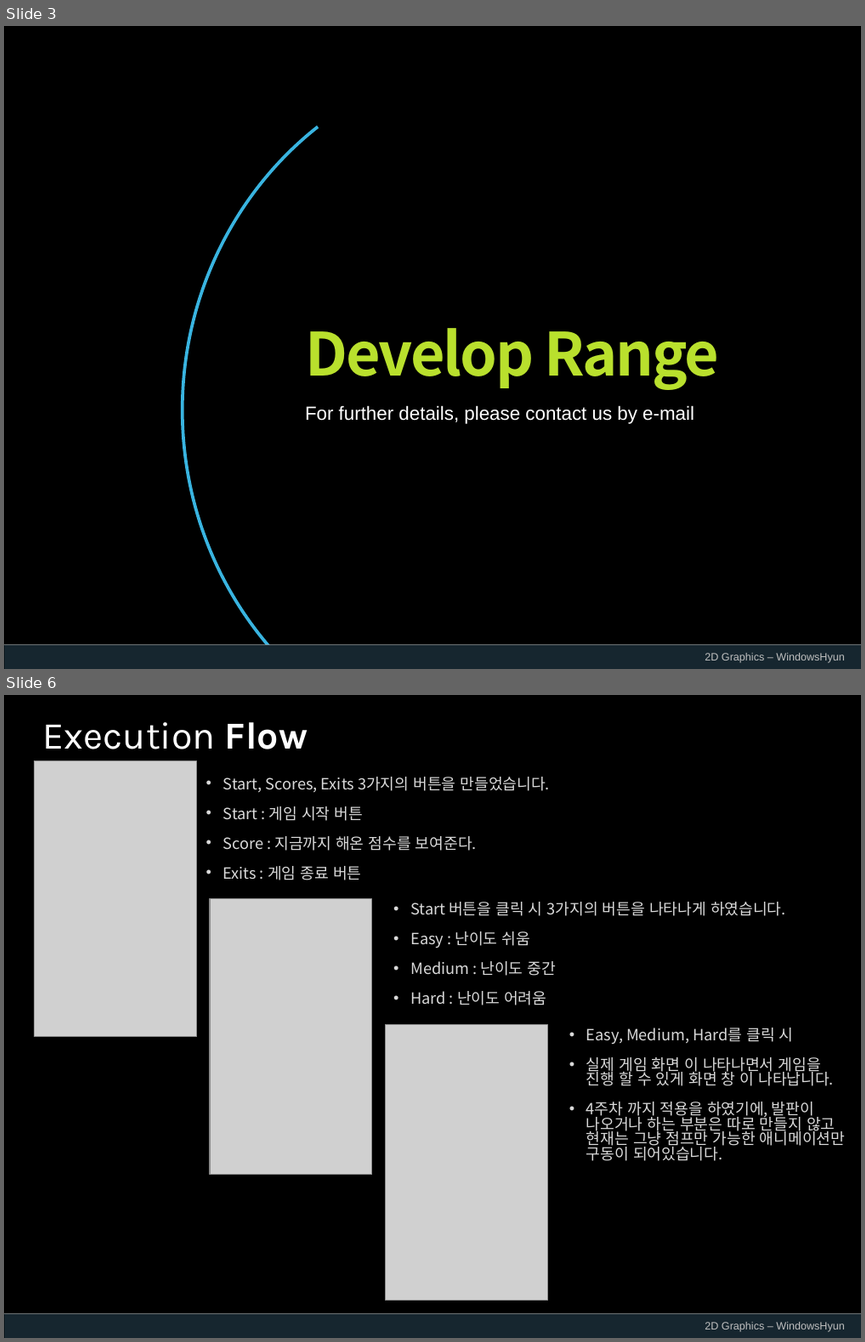
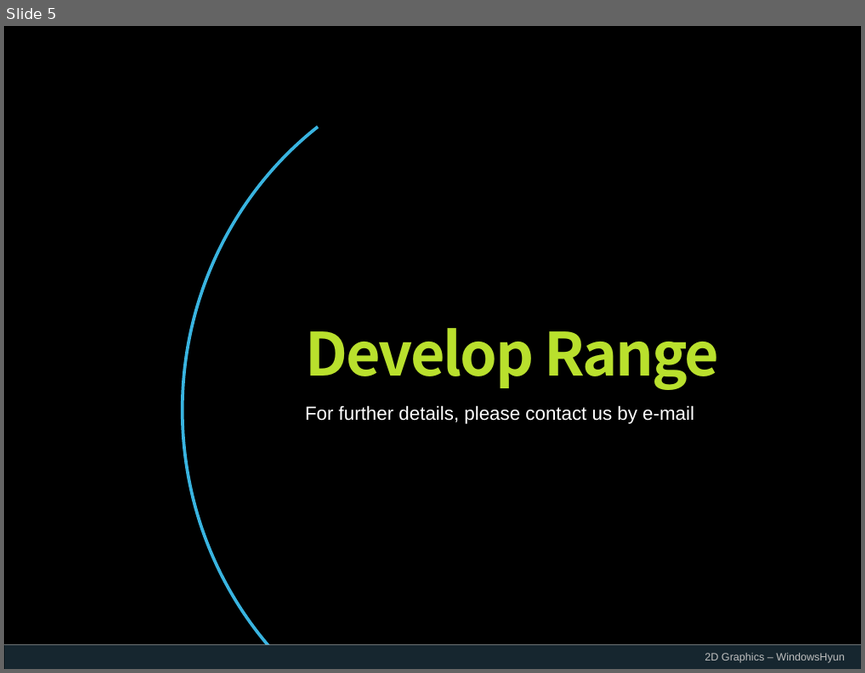
Before and after one commit to WindowsHyun/2DGraphics, a slide deck: ProjectPPT/KwonChangHyun_2차발표_준비중.pptx. Shown one above the other, each under a label of ours: slides 3 and 6 before the commit, slide 5 after it; the slides between them are not shown. The pictures are 865x1342 and 865x673 pixels, drawn with LibreOffice and Linux fonts; fonts in the diff are those of the drawing; grey boxes stand for pictures; background and template pictures are left out. Boxes give left, top, right and bottom in pixels: in the first picture for what was removed or moved away, otherwise in the second. Text is boxed around its words. In the diff, an @@ line names an element or a change of style, - is before the commit and + after.

Commit message:
Upload Project PPT
gif 등의 이미지를 ppt에 나타내게 하기 위하여 업로드

```diff
--- a/ProjectPPT/KwonChangHyun_2차발표_준비중.pptx
+++ b/ProjectPPT/KwonChangHyun_2차발표_준비중.pptx
@@ slide 6 removed at bbox=[4, 695, 861, 1338], background picture (left out); not listed: 3 template elements that a slide beside it also shows @@
@@ text removed at bbox=[43, 722, 307, 749] @@
-Execution Flow
@@ picture removed at bbox=[35, 761, 197, 1036] @@
@@ text removed at bbox=[223, 777, 550, 880] @@
-• Start, Scores, Exits 3가지의 버튼을 만들었습니다.
-• Start : 게임 시작 버튼
-• Score : 지금까지 해온 점수를 보여준다.
-• Exits : 게임 종료 버튼
@@ picture removed at bbox=[210, 899, 371, 1174] @@
@@ text removed at bbox=[410, 902, 785, 1005] @@
-• Start 버튼을 클릭 시 3가지의 버튼을 나타나게 하였습니다.
-• Easy : 난이도 쉬움
-• Medium : 난이도 중간
-• Hard : 난이도 어려움
@@ picture removed at bbox=[386, 1024, 547, 1299] @@
@@ text removed at bbox=[586, 1027, 845, 1161] @@
-• Easy, Medium, Hard를 클릭 시
-• 실제 게임 화면 이 나타나면서 게임을 진행 할 수 있게 화면 창 이 나타납니다.
-• 4주차 까지 적용을 하였기에, 발판이 나오거나 하는 부분은 따로 만들지 않고 현재는 그냥 점프만 가능한 애니메이션만 구동이 되어있습니다.
@@ what was slide 3 is now slide 5 @@
```
Also in this commit, not shown: 3 slides changed, 6 slides added, 1 other slide removed, 2 other files.
